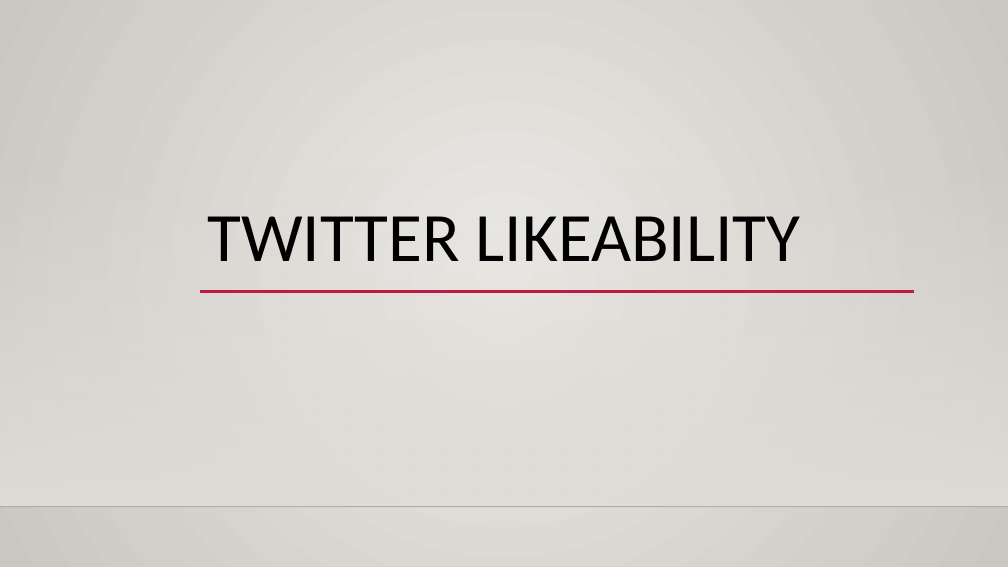
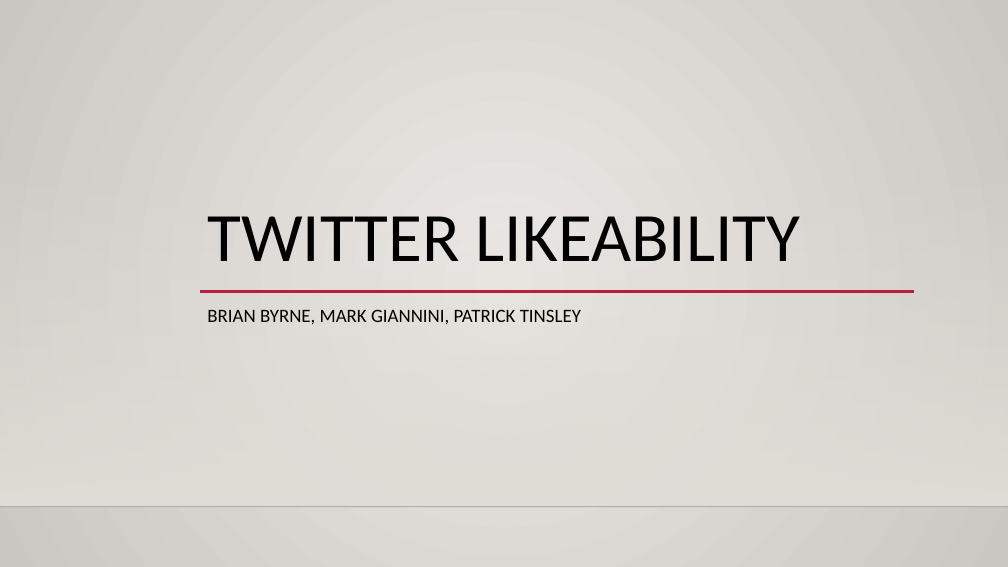
Before and after one commit to ptins/TweekOrTweet, a slide deck: slide 1 of Midterm Presentation DRAFT.pptx. Drawn at 1008x567 pixels with LibreOffice and Linux fonts; fonts in the diff are those of the drawing; background and template pictures are left out. Boxes give left, top, right and bottom in pixels: in the first picture for what was removed or moved away, otherwise in the second. Text is boxed around its words. In the diff, an @@ line names an element or a change of style, - is before the commit and + after.

```diff
--- a/Midterm Presentation DRAFT.pptx
+++ b/Midterm Presentation DRAFT.pptx
@@ subtitle added at box(207, 309, 581, 324), 18 pt, text #000000 @@
+BRIAN BYRNE, MARK GIANNINI, PATRICK TINSLEY
```
Also in this commit, not shown: 4 other slides changed.
